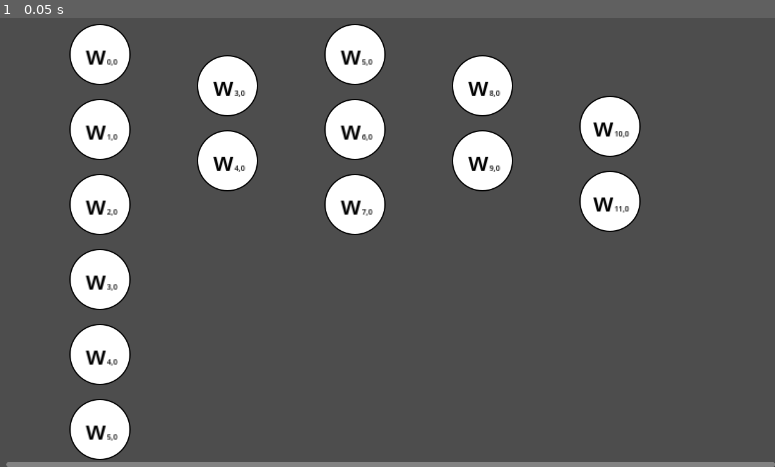
Above: before the commit, frame 1.
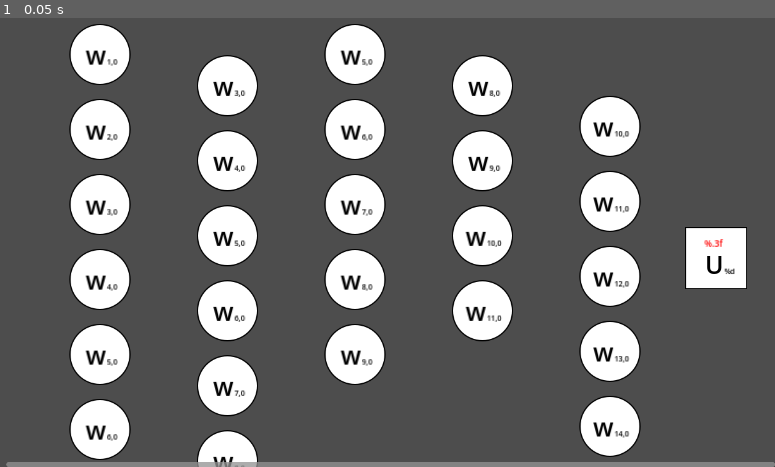
Above: after the commit, the same moment.

Repository: ShiroTsuma-github/GODOT_CONCEPT
Game: Godot game, scene res://src/MainScene.tscn
Same seed, same stepped clock (60 frames per second), same inputs: the game is played once before the commit and once after it. Before the commit the project starts from res://src/node_2d.tscn.
Inputs:
- Up to frame 1 (0.05 s): no input

The runs differ from the first frame. In frame 1, 10% of the frame differs, in the area x 13-97%, y 9-100%.

Commit message:
Restructuring and base InputOutput thingies

Diff:
--- a/background.tscn
+++ /dev/null
@@ -1,11 +0,0 @@
-[gd_scene load_steps=3 format=3 uid="uid://c34qmlsc2ur7r"]
-
-[ext_resource type="Texture2D" uid="uid://dfmqcodvfuqts" path="res://background.svg" id="1_kuda5"]
-[ext_resource type="Script" path="res://scaleBackground.gd" id="2_llmcv"]
-
-[node name="Background" type="Sprite2D"]
-z_index = -99
-position = Vector2(208, 112)
-scale = Vector2(416.5, 224.5)
-texture = ExtResource("1_kuda5")
-script = ExtResource("2_llmcv")
--- a/change_SCENE.gd
+++ /dev/null
@@ -1,16 +0,0 @@
-extends Button
-
-
-# Called when the node enters the scene tree for the first time.
-func _ready():
-	pass # Replace with function body.
-
-
-# Called every frame. 'delta' is the elapsed time since the previous frame.
-func _process(delta):
-	pass
-
-
-func _on_pressed():
-	get_tree().change_scene_to_file("res://src/perceptron_graphic.tscn")
-	pass # Replace with function body.
--- a/panelTop.tscn
+++ /dev/null
@@ -1,39 +0,0 @@
-[gd_scene format=3 uid="uid://crgpntk8fyhur"]
-
-[node name="Panel" type="Panel"]
-custom_minimum_size = Vector2(0, 100)
-offset_right = 1120.0
-offset_bottom = 100.0
-
-[node name="AspectRatioContainer" type="AspectRatioContainer" parent="."]
-layout_direction = 2
-layout_mode = 1
-anchors_preset = -1
-anchor_bottom = 1.0
-offset_left = 32.0
-offset_top = 16.0
-offset_right = 221.0
-offset_bottom = 16.0
-grow_vertical = 2
-
-[node name="HBoxContainer" type="HBoxContainer" parent="AspectRatioContainer"]
-layout_mode = 2
-
-[node name="VBoxContainer" type="VBoxContainer" parent="AspectRatioContainer/HBoxContainer"]
-custom_minimum_size = Vector2(0, 100)
-layout_mode = 2
-
-[node name="Button" type="Button" parent="AspectRatioContainer/HBoxContainer/VBoxContainer"]
-layout_mode = 2
-text = "Nowa sieć"
-
-[node name="Button2" type="Button" parent="AspectRatioContainer/HBoxContainer/VBoxContainer"]
-layout_mode = 2
-text = "Wczytaj sieć"
-
-[node name="VBoxContainer2" type="VBoxContainer" parent="AspectRatioContainer/HBoxContainer"]
-layout_mode = 2
-
-[node name="Label" type="Label" parent="AspectRatioContainer/HBoxContainer/VBoxContainer2"]
-layout_mode = 2
-text = "test co jest"
--- a/project.godot
+++ b/project.godot
@@ -11,7 +11,7 @@
 [application]
 
 config/name="TestKonceptu"
-run/main_scene="res://src/node_2d.tscn"
+run/main_scene="res://src/MainScene.tscn"
 config/features=PackedStringArray("4.1", "GL Compatibility")
 config/icon="res://icon.svg"
 
--- /dev/null
+++ b/resources/square.svg
@@ -0,0 +1,6 @@
+<svg viewBox="0 0 100 100" xmlns="http://www.w3.org/2000/svg">
+  <!-- Simple rectangle -->
+  <rect x="1" y="1" width="98" height="98" fill="white" stroke="black"
+        stroke-width="2" />
+
+</svg>
--- a/scaleBackground.gd
+++ /dev/null
@@ -1,14 +0,0 @@
-extends Sprite2D
-
-
-# Called when the node enters the scene tree for the first time.
-func _ready():
-	print(scale)
-	var size = Vector2(2000, 1000) * scale
-	#scale = Vector2(0.5, 0.5)
-	pass # Replace with function body.
-
-
-# Called every frame. 'delta' is the elapsed time since the previous frame.
-func _process(delta):
-	pass
--- /dev/null
+++ b/src/MainScene.tscn
@@ -0,0 +1,47 @@
+[gd_scene load_steps=5 format=3 uid="uid://bghuicsgtoey6"]
+
+[ext_resource type="PackedScene" uid="uid://0726l0lom0wl" path="res://src/Scenes/Network.tscn" id="1_m3rmc"]
+[ext_resource type="PackedScene" uid="uid://d3pmqpkvvodmj" path="res://src/Scenes/InputOutput.tscn" id="1_oy0vp"]
+[ext_resource type="PackedScene" uid="uid://b5m71cq6ytx0l" path="res://src/Scenes/NetworkCreator.tscn" id="2_sr1px"]
+
+[sub_resource type="GDScript" id="GDScript_ubcgp"]
+script/source = "extends Node2D
+
+
+# Called when the node enters the scene tree for the first time.
+func _ready():
+	var size = get_viewport_rect()
+	print(size)
+	pass # Replace with function body.
+
+
+# Called every frame. 'delta' is the elapsed time since the previous frame.
+func _process(_delta):
+	pass
+"
+
+[node name="MainScene" type="Node2D"]
+script = SubResource("GDScript_ubcgp")
+
+[node name="MarginContainer" type="MarginContainer" parent="."]
+offset_right = 1288.0
+offset_bottom = 960.0
+theme_override_constants/margin_left = 50
+theme_override_constants/margin_top = 200
+
+[node name="ScrollContainer" type="ScrollContainer" parent="MarginContainer"]
+layout_mode = 2
+horizontal_scroll_mode = 2
+vertical_scroll_mode = 2
+
+[node name="Network" parent="MarginContainer/ScrollContainer" instance=ExtResource("1_m3rmc")]
+layout_mode = 2
+
+[node name="NetworkCreator" parent="." instance=ExtResource("2_sr1px")]
+visible = false
+
+[node name="InputOutput" parent="." instance=ExtResource("1_oy0vp")]
+offset_left = 1136.0
+offset_top = 576.0
+offset_right = 1236.0
+offset_bottom = 676.0
--- /dev/null
+++ b/src/Scenes/InputOutput.tscn
@@ -0,0 +1,52 @@
+[gd_scene load_steps=3 format=3 uid="uid://d3pmqpkvvodmj"]
+
+[ext_resource type="Texture2D" uid="uid://d4m2tf8ytlfk2" path="res://resources/square.svg" id="1_buccb"]
+
+[sub_resource type="RectangleShape2D" id="RectangleShape2D_6j6pn"]
+size = Vector2(100, 100)
+
+[node name="InputOutput" type="TextureRect"]
+offset_left = 32.0
+offset_top = 16.0
+offset_right = 132.0
+offset_bottom = 116.0
+texture = ExtResource("1_buccb")
+
+[node name="Area2D" type="Area2D" parent="."]
+
+[node name="CollisionShape2D" type="CollisionShape2D" parent="Area2D"]
+position = Vector2(50, 50)
+shape = SubResource("RectangleShape2D_6j6pn")
+
+[node name="Control" type="Control" parent="."]
+anchors_preset = 0
+offset_left = 16.0
+offset_top = 32.0
+offset_right = 96.0
+offset_bottom = 112.0
+
+[node name="RichTextLabel" type="RichTextLabel" parent="Control"]
+layout_mode = 0
+offset_right = 80.0
+offset_bottom = 80.0
+theme_override_colors/default_color = Color(0, 0, 0, 1)
+bbcode_enabled = true
+text = "[center][font_size={40}]U[/font_size][font_size={12}]%d[/font_size][/center]"
+fit_content = true
+scroll_active = false
+
+[node name="Control2" type="Control" parent="."]
+anchors_preset = 0
+offset_left = 16.0
+offset_top = 16.0
+offset_right = 76.0
+offset_bottom = 36.0
+
+[node name="RichTextLabel" type="RichTextLabel" parent="Control2"]
+layout_mode = 0
+offset_right = 60.0
+offset_bottom = 20.0
+theme_override_colors/default_color = Color(1, 0, 0, 1)
+bbcode_enabled = true
+text = "[center][font_size={14}]%.3f[/font_size][/center]"
+scroll_active = false
--- /dev/null
+++ b/src/Scenes/InputOutputLayer.tscn
@@ -0,0 +1,6 @@
+[gd_scene format=3 uid="uid://cu2388ltjsk1o"]
+
+[node name="InputOutputLayer" type="MarginContainer"]
+
+[node name="VerticalGrid" type="VBoxContainer" parent="."]
+layout_mode = 2
--- a/src/Scenes/Layer.tscn
+++ b/src/Scenes/Layer.tscn
@@ -7,7 +7,6 @@
 theme_override_constants/margin_left = 100
 theme_override_constants/margin_top = 50
 script = ExtResource("1_3o8bo")
-start_index = 23
 
 [node name="VerticalGrid" type="VBoxContainer" parent="."]
 layout_mode = 2
--- /dev/null
+++ b/src/Scenes/Network.tscn
@@ -0,0 +1,33 @@
+[gd_scene load_steps=2 format=3 uid="uid://0726l0lom0wl"]
+
+[ext_resource type="PackedScene" uid="uid://bpatolwa2i45n" path="res://src/Scenes/Layer.tscn" id="1_7y0na"]
+
+[node name="NeuralNetwork" type="HBoxContainer"]
+
+[node name="Layer" parent="." instance=ExtResource("1_7y0na")]
+layout_mode = 2
+start_index = 1
+base_children_count = 13
+
+[node name="Layer2" parent="." instance=ExtResource("1_7y0na")]
+layout_mode = 2
+theme_override_constants/margin_top = 100
+start_index = 3
+base_children_count = 8
+
+[node name="Layer3" parent="." instance=ExtResource("1_7y0na")]
+layout_mode = 2
+start_index = 5
+base_children_count = 5
+
+[node name="Layer4" parent="." instance=ExtResource("1_7y0na")]
+layout_mode = 2
+theme_override_constants/margin_top = 100
+start_index = 8
+base_children_count = 4
+
+[node name="Layer5" parent="." instance=ExtResource("1_7y0na")]
+layout_mode = 2
+theme_override_constants/margin_top = 165
+start_index = 10
+base_children_count = 7
--- /dev/null
+++ b/src/Scenes/NetworkCreator.tscn
@@ -0,0 +1,92 @@
+[gd_scene format=3 uid="uid://b5m71cq6ytx0l"]
+
+[node name="NetworkCreator" type="PopupPanel"]
+title = "New Network"
+initial_position = 1
+size = Vector2i(400, 600)
+visible = true
+min_size = Vector2i(100, 100)
+
+[node name="MarginContainer" type="MarginContainer" parent="."]
+offset_left = 4.0
+offset_top = 4.0
+offset_right = 396.0
+offset_bottom = 596.0
+theme_override_constants/margin_left = 30
+theme_override_constants/margin_top = 30
+theme_override_constants/margin_right = 30
+theme_override_constants/margin_bottom = 30
+
+[node name="VBoxContainer" type="VBoxContainer" parent="MarginContainer"]
+layout_mode = 2
+theme_override_constants/separation = 20
+
+[node name="HBoxContainer" type="HBoxContainer" parent="MarginContainer/VBoxContainer"]
+layout_mode = 2
+theme_override_constants/separation = 20
+alignment = 2
+
+[node name="Label" type="Label" parent="MarginContainer/VBoxContainer/HBoxContainer"]
+layout_mode = 2
+text = "Layers: "
+
+[node name="LineEdit" type="LineEdit" parent="MarginContainer/VBoxContainer/HBoxContainer"]
+layout_mode = 2
+size_flags_horizontal = 3
+
+[node name="Button" type="Button" parent="MarginContainer/VBoxContainer/HBoxContainer"]
+layout_mode = 2
+text = "Accept"
+flat = true
+
+[node name="Control" type="Control" parent="."]
+layout_mode = 3
+anchors_preset = 0
+offset_left = 4.0
+offset_top = 4.0
+offset_right = 396.0
+offset_bottom = 596.0
+
+[node name="ScrollContainer" type="ScrollContainer" parent="Control"]
+layout_mode = 2
+offset_left = 30.0
+offset_top = 81.0
+offset_right = 362.0
+offset_bottom = 81.0
+horizontal_scroll_mode = 0
+
+[node name="VBoxContainer" type="VBoxContainer" parent="Control/ScrollContainer"]
+layout_mode = 2
+
+[node name="HBoxContainer2" type="HBoxContainer" parent="Control/ScrollContainer/VBoxContainer"]
+layout_mode = 2
+theme_override_constants/separation = 20
+
+[node name="Label" type="Label" parent="Control/ScrollContainer/VBoxContainer/HBoxContainer2"]
+layout_mode = 2
+text = "Layer %f: "
+
+[node name="LineEdit" type="LineEdit" parent="Control/ScrollContainer/VBoxContainer/HBoxContainer2"]
+layout_mode = 2
+
+[node name="HBoxContainer3" type="HBoxContainer" parent="Control/ScrollContainer/VBoxContainer"]
+layout_mode = 2
+theme_override_constants/separation = 20
+
+[node name="Label" type="Label" parent="Control/ScrollContainer/VBoxContainer/HBoxContainer3"]
+layout_mode = 2
+text = "Layer %f: "
+
+[node name="LineEdit" type="LineEdit" parent="Control/ScrollContainer/VBoxContainer/HBoxContainer3"]
+layout_mode = 2
+
+[node name="HBoxContainer4" type="HBoxContainer" parent="Control/ScrollContainer/VBoxContainer"]
+layout_mode = 2
+theme_override_constants/separation = 20
+
+[node name="Label" type="Label" parent="Control/ScrollContainer/VBoxContainer/HBoxContainer4"]
+layout_mode = 2
+text = "Layer %f: "
+
+[node name="LineEdit" type="LineEdit" parent="Control/ScrollContainer/VBoxContainer/HBoxContainer4"]
+layout_mode = 2
--- a/src/Scenes/Perceptron.tscn
+++ b/src/Scenes/Perceptron.tscn
@@ -1,6 +1,6 @@
 [gd_scene load_steps=7 format=3 uid="uid://3lhrb41ht12"]
 
-[ext_resource type="Texture2D" uid="uid://o818qphk1r2j" path="res://circle.svg" id="1_ojfca"]
+[ext_resource type="Texture2D" uid="uid://o818qphk1r2j" path="res://resources/circle.svg" id="1_6j76k"]
 [ext_resource type="Script" path="res://src/Scripts/Perceptron/Perceptron.gd" id="2_m66v4"]
 [ext_resource type="Script" path="res://src/Scripts/Perceptron/DetectPress.gd" id="3_23g0v"]
 [ext_resource type="Script" path="res://src/Scripts/Perceptron/DisplayPerceptronPosition.gd" id="4_ea5sm"]
@@ -15,10 +15,8 @@
 offset_top = 400.0
 offset_right = 588.0
 offset_bottom = 500.0
-texture = ExtResource("1_ojfca")
+texture = ExtResource("1_6j76k")
 script = ExtResource("2_m66v4")
-display_weight = true
-weight = 4.0
 metadata/_edit_lock_ = true
 
 [node name="Area2D" type="Area2D" parent="."]
--- a/src/Scripts/Layer/PerceptronNumbering.gd
+++ b/src/Scripts/Layer/PerceptronNumbering.gd
@@ -32,13 +32,18 @@
 	for _i in range(base_children_count):
 		add_perceptron()
 
+# Function to add new perceptron object to layer
 func add_perceptron():
+	# Instantiate loaded object
 	var new_perceptron = base_perceptron.instantiate()
+	# Set position displayed to be last child + offset from start index
 	new_perceptron.position_index = start_index + layer.get_child_count()
-	new_perceptron.display_weight = false
+	# new_perceptron.display_weight = false
 	layer.add_child(new_perceptron)
 
 func recalc_perceptron_count():
+	if layer == null:
+		return
 	var diff = base_children_count + added_count - layer.get_child_count()
 	for _i in range(diff):
 		add_perceptron()
--- a/src/center.gd
+++ /dev/null
@@ -1,15 +0,0 @@
-extends Sprite2D
-
-@export var display_weight: bool = false
-@export var position_index: int = 0
-@export var position_index_pos: int = 0
-@export var weight: int = 11
-
-# Called when the node enters the scene tree for the first time.
-func _ready():
-	pass # Replace with function body.
-
-
-# Called every frame. 'delta' is the elapsed time since the previous frame.
-func _process(_delta):
-	pass
--- a/src/detect_press.gd
+++ /dev/null
@@ -1,24 +0,0 @@
-extends Area2D
-var isHovering: bool = false
-
-# Called when the node enters the scene tree for the first time.
-func _ready():
-	pass # Replace with function body.
-
-
-# Called every frame. 'delta' is the elapsed time since the previous frame.
-func _process(_delta):
-	pass
-
-func _input(event):
-	if event is InputEventMouseButton:
-		if event.button_index == MOUSE_BUTTON_LEFT and event.pressed and isHovering:
-			print("A click!")
-
-
-func _on_mouse_entered():
-	isHovering = true
-
-
-func _on_mouse_exited():
-	isHovering = false
--- a/src/dynamic_vector_position.gd
+++ /dev/null
@@ -1,16 +0,0 @@
-extends RichTextLabel
-
-
-
-# Called when the node enters the scene tree for the first time.
-func _ready():
-	var to_format = "[center][font_size={80}]w[/font_size][font_size={25}]%d,%d[/font_size][/center]"
-	var position_index = get_node('../..').position_index
-	var position_index_pos = get_node('../..').position_index_pos
-	text =  to_format % [position_index,position_index_pos]
-	pass # Replace with function body.
-
-
-# Called every frame. 'delta' is the elapsed time since the previous frame.
-func _process(_delta):
-	pass
--- a/src/node_2d.tscn
+++ /dev/null
@@ -1,49 +0,0 @@
-[gd_scene load_steps=3 format=3 uid="uid://bghuicsgtoey6"]
-
-[ext_resource type="Script" path="res://src/place_perceptrons.gd" id="1_mjmoc"]
-[ext_resource type="PackedScene" uid="uid://bpatolwa2i45n" path="res://src/Scenes/Layer.tscn" id="2_qijxd"]
-
-[node name="MainScene" type="Node2D"]
-script = ExtResource("1_mjmoc")
-
-[node name="MarginContainer" type="MarginContainer" parent="."]
-offset_right = 1288.0
-offset_bottom = 960.0
-theme_override_constants/margin_left = 50
-theme_override_constants/margin_top = 200
-
-[node name="ScrollContainer" type="ScrollContainer" parent="MarginContainer"]
-layout_mode = 2
-horizontal_scroll_mode = 2
-vertical_scroll_mode = 2
-
-[node name="HBoxContainer" type="HBoxContainer" parent="MarginContainer/ScrollContainer"]
-layout_mode = 2
-
-[node name="Layer" parent="MarginContainer/ScrollContainer/HBoxContainer" instance=ExtResource("2_qijxd")]
-layout_mode = 2
-start_index = 0
-base_children_count = 11
-
-[node name="Layer2" parent="MarginContainer/ScrollContainer/HBoxContainer" instance=ExtResource("2_qijxd")]
-layout_mode = 2
-theme_override_constants/margin_top = 100
-start_index = 3
-base_children_count = 2
-
-[node name="Layer3" parent="MarginContainer/ScrollContainer/HBoxContainer" instance=ExtResource("2_qijxd")]
-layout_mode = 2
-start_index = 5
-base_children_count = 3
-
-[node name="Layer4" parent="MarginContainer/ScrollContainer/HBoxContainer" instance=ExtResource("2_qijxd")]
-layout_mode = 2
-theme_override_constants/margin_top = 100
-start_index = 8
-base_children_count = 2
-
-[node name="Layer5" parent="MarginContainer/ScrollContainer/HBoxContainer" instance=ExtResource("2_qijxd")]
-layout_mode = 2
-theme_override_constants/margin_top = 165
-start_index = 10
-base_children_count = 2
--- a/src/perceptron_graphic.gd
+++ /dev/null
@@ -1,11 +0,0 @@
-extends "res://src/center.gd"
-
-
-# Called when the node enters the scene tree for the first time.
-func _ready():
-	pass # Replace with function body.
-
-
-# Called every frame. 'delta' is the elapsed time since the previous frame.
-func _process(delta):
-	pass
--- a/src/perceptron_graphic.tscn
+++ /dev/null
@@ -1,96 +0,0 @@
-[gd_scene load_steps=7 format=3 uid="uid://bk52a4mu0xnee"]
-
-[ext_resource type="Texture2D" uid="uid://o818qphk1r2j" path="res://circle.svg" id="1_3erh4"]
-[ext_resource type="Script" path="res://src/center.gd" id="2_0s438"]
-[ext_resource type="Script" path="res://src/detect_press.gd" id="3_di142"]
-[ext_resource type="Script" path="res://src/dynamic_vector_position.gd" id="3_mdjnp"]
-[ext_resource type="Script" path="res://src/weightDisplay.gd" id="5_h2ill"]
-
-[sub_resource type="CircleShape2D" id="CircleShape2D_wuq1b"]
-radius = 98.9545
-
-[node name="Perceptron" type="Sprite2D"]
-editor_description = "Perceptron graphic with position_index and position inspector control"
-show_behind_parent = true
-visibility_position_index = 2
-position = Vector2(672, 160)
-texture = ExtResource("1_3erh4")
-script = ExtResource("2_0s438")
-display_weight = true
-position_index = 4
-position_index_pos = 7
-weight = 18
-
-[node name="Area2D" type="Area2D" parent="."]
-script = ExtResource("3_di142")
-
-[node name="CollisionShape2D" type="CollisionShape2D" parent="Area2D"]
-shape = SubResource("CircleShape2D_wuq1b")
-debug_color = Color(0, 0.6, 0.701961, 0.419608)
-
-[node name="Control" type="Control" parent="."]
-layout_mode = 3
-anchor_left = 0.5
-anchor_top = 0.45
-anchor_right = 0.5
-anchor_bottom = 0.5
-offset_left = -100.0
-offset_top = -100.0
-offset_right = -100.0
-offset_bottom = -100.0
-grow_horizontal = 2
-grow_vertical = 2
-
-[node name="RichTextLabel" type="RichTextLabel" parent="Control"]
-layout_mode = 1
-anchors_preset = 8
-anchor_left = 0.5
-anchor_top = 0.5
-anchor_right = 0.5
-anchor_bottom = 0.5
-offset_left = -48.0
-offset_top = -19.5
-offset_right = 48.0
-offset_bottom = 19.5
-grow_horizontal = 2
-grow_vertical = 2
-size_flags_horizontal = 4
-size_flags_vertical = 4
-theme_override_colors/default_color = Color(0, 0, 0, 1)
-bbcode_enabled = true
-text = "[center][font_size={80}]w[/font_size][font_size={25}]%d,%d[/font_size][/center]"
-fit_content = true
-scroll_active = false
-autowrap_mode = 0
-script = ExtResource("3_mdjnp")
-
-[node name="Control2" type="Control" parent="."]
-layout_mode = 3
-anchor_right = 0.06
-anchor_bottom = 0.06
-offset_left = -16.0
-offset_top = -72.0
-offset_right = 12.0
-offset_bottom = -44.0
-
-[node name="RichTextLabel" type="RichTextLabel" parent="Control2"]
-layout_mode = 1
-anchors_preset = 8
-anchor_left = 0.5
-anchor_top = 0.5
-anchor_right = 0.5
-anchor_bottom = 0.5
-offset_left = -40.0
-offset_top = -20.0
-offset_right = 40.0
-offset_bottom = 20.0
-grow_horizontal = 2
-grow_vertical = 2
-theme_override_colors/default_color = Color(1, 0, 0, 1)
-bbcode_enabled = true
-text = "[center][font_size={28}]%d[/font_size][/center]"
-scroll_active = false
-script = ExtResource("5_h2ill")
-
-[connection signal="mouse_entered" from="Area2D" to="Area2D" method="_on_mouse_entered"]
-[connection signal="mouse_exited" from="Area2D" to="Area2D" method="_on_mouse_exited"]
--- a/src/place_perceptrons.gd
+++ /dev/null
@@ -1,13 +0,0 @@
-extends Node2D
-
-
-# Called when the node enters the scene tree for the first time.
-func _ready():
-	var size = get_viewport_rect()
-	print(size)
-	pass # Replace with function body.
-
-
-# Called every frame. 'delta' is the elapsed time since the previous frame.
-func _process(_delta):
-	pass
--- a/src/weightDisplay.gd
+++ /dev/null
@@ -1,17 +0,0 @@
-extends RichTextLabel
-
-
-# Called when the node enters the scene tree for the first time.
-func _ready():
-	var isWeightDisplayed = get_node('../..').display_weight
-	var weight = get_node('../..').weight
-	var to_format = "[center][font_size={28}]%d[/font_size][/center]"
-	visible = isWeightDisplayed
-	text =  to_format % [weight]
-
-	pass # Replace with function body.
-
-
-# Called every frame. 'delta' is the elapsed time since the previous frame.
-func _process(delta):
-	pass
Renamed: background.svg -> resources/background.svg
Not shown, added: resources/background.svg.import
Renamed: circle.svg -> resources/circle.svg
Not shown, changed: resources/circle.svg.import
Not shown, changed: resources/square.svg.import
Not shown, added: resources/squC186.tmp
